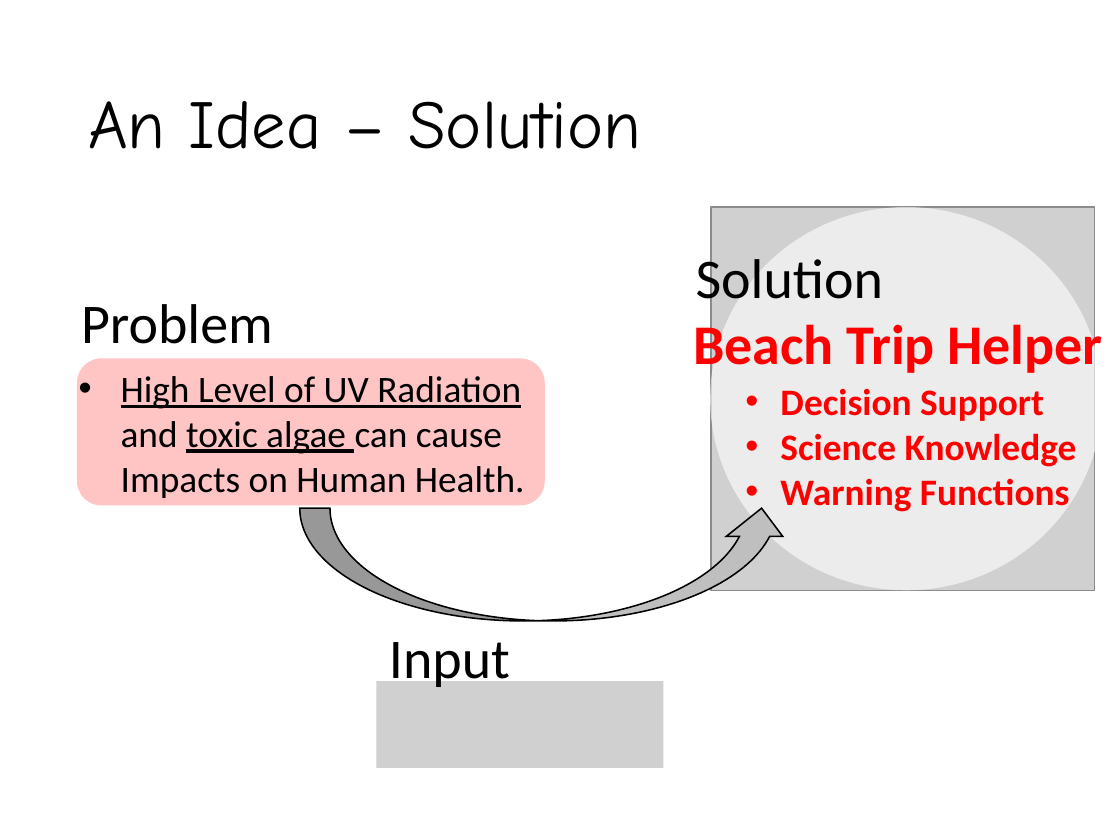
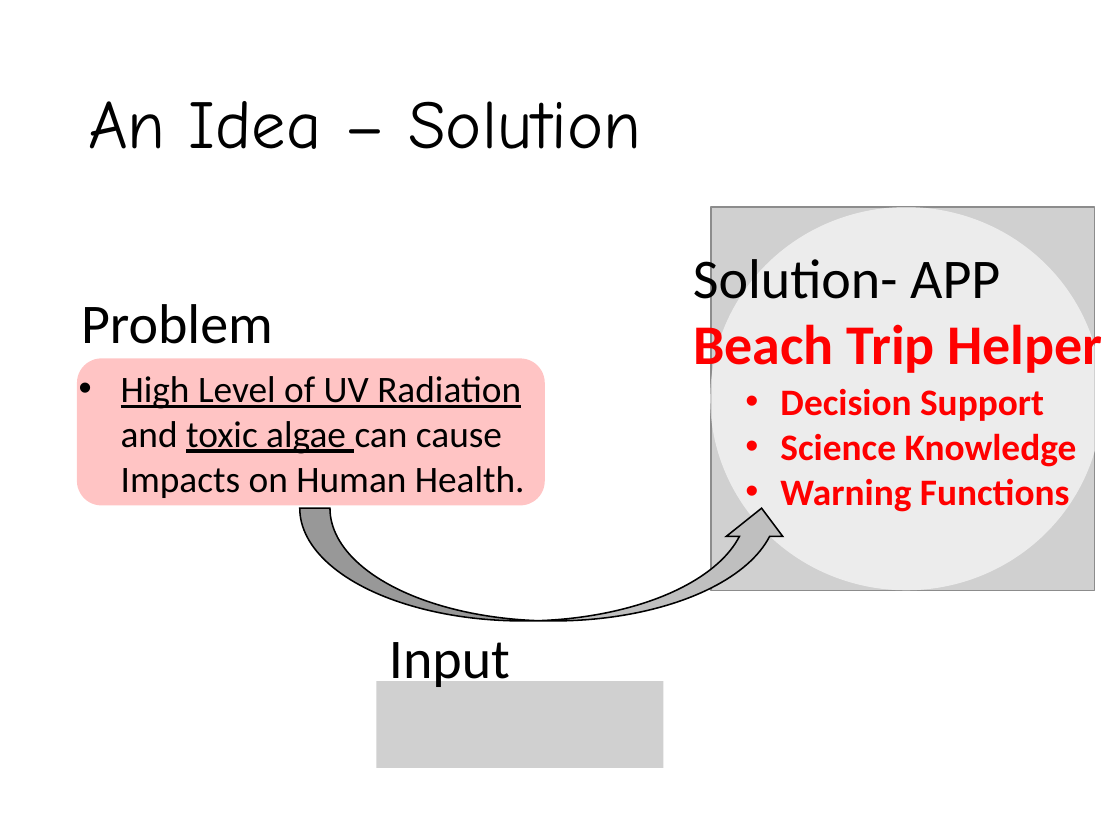
Before and after one commit to hunghw/2017NASA_NCTUBeach, a slide deck: slide 6 of 2017 NASA Hackathon Taiwan.pptx. Drawn at 1120x840 pixels with LibreOffice and Linux fonts; fonts in the diff are those of the drawing; grey boxes stand for pictures; background and template pictures are left out. Boxes give left, top, right and bottom in pixels: in the first picture for what was removed or moved away, otherwise in the second. Text is boxed around its words. In the diff, an @@ line names an element or a change of style, - is before the commit and + after.

```diff
--- a/2017 NASA Hackathon Taiwan.pptx
+++ b/2017 NASA Hackathon Taiwan.pptx
@@ text at box(693, 251, 1000, 311): text changed @@
-Solution
+Solution- APP
```
Also in this commit, not shown: 5 other slides changed, 1 slide added.
